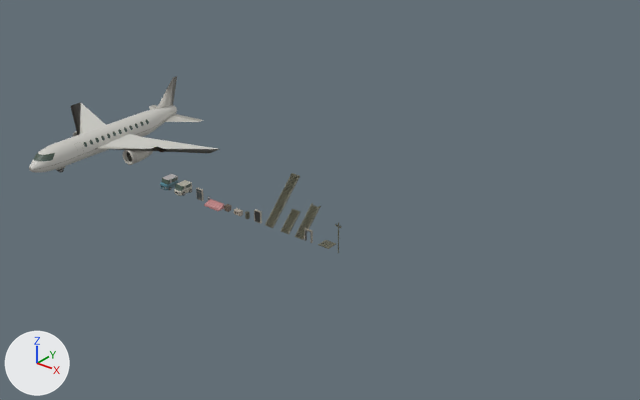
The Blender file graphics/environment/streets.blend, before and after one commit.
Camera for both pictures: a 50 mm camera at (145.5, -137.8, 96.9) aimed at (23.9, 14.2, 2.7). The lights are fixed; the arrows at lower left show +X, +Y and +Z.

Names of what the first picture shows: 'Plane', 'Stairs'.
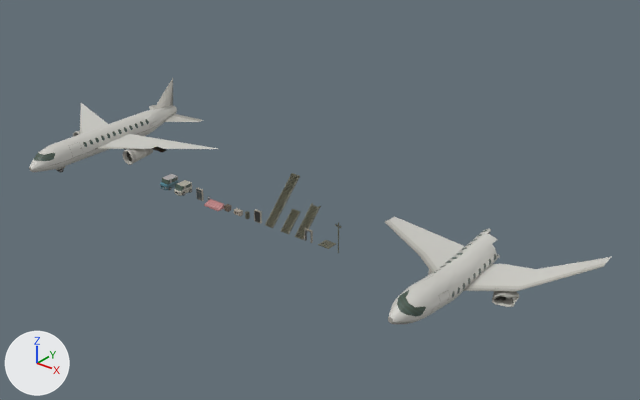
Edits to the scene script, one JSON object a line:
```json
{"op": "add", "block": "me_planecrash_001", "code": ["me_planecrash_001 = bpy.data.meshes.new('planecrash.001')", "me_planecrash_001.from_pydata(...)  # 4229 vertices, 3846 faces; spans x -28.2..26.0, y -20.4..21.3, z -1.1..10.4", "me_planecrash_001.polygons.foreach_set('use_smooth', [True] * 3846)", "me_planecrash_001.materials.append(mat_vehiclematerial)  # picture img_vehicle_sheet_png"]}
{"op": "add", "block": "ob_plane", "code": "_m = ob_plane.modifiers.new('Decimate', 'DECIMATE')"}
{"op": "add", "block": "ob_plane", "code": "_m.decimate_type = 'DISSOLVE'"}
{"op": "add", "block": "ob_plane", "code": "_m.angle_limit = 0.25"}
{"op": "add", "block": "ob_plane", "code": "_m.use_dissolve_boundaries = True"}
{"op": "add", "block": "ob_plane", "code": "_m.delimit = {'SEAM', 'UV'}"}
{"op": "add", "block": "ob_planecrash", "code": ["ob_planecrash = bpy.data.objects.new('PlaneCrash', me_planecrash_001)", "ob_planecrash.location = (68.9, 0.0, 0.0)", "_m = ob_planecrash.modifiers.new('Decimate', 'DECIMATE')", "_m.decimate_type = 'DISSOLVE'", "_m.angle_limit = 0.346", "_m.delimit = {'UV'}"]}
```

Boxes [x1, y1, x2, y2] around the edits, measured in the pictures (640 x 400 px):
```json
{"object": "PlaneCrash", "change": "added", "after": [385, 217, 611, 324]}
{"object": "Plane", "change": "modifiers changed", "before": [29, 76, 219, 173], "after": [29, 78, 217, 173]}
```
